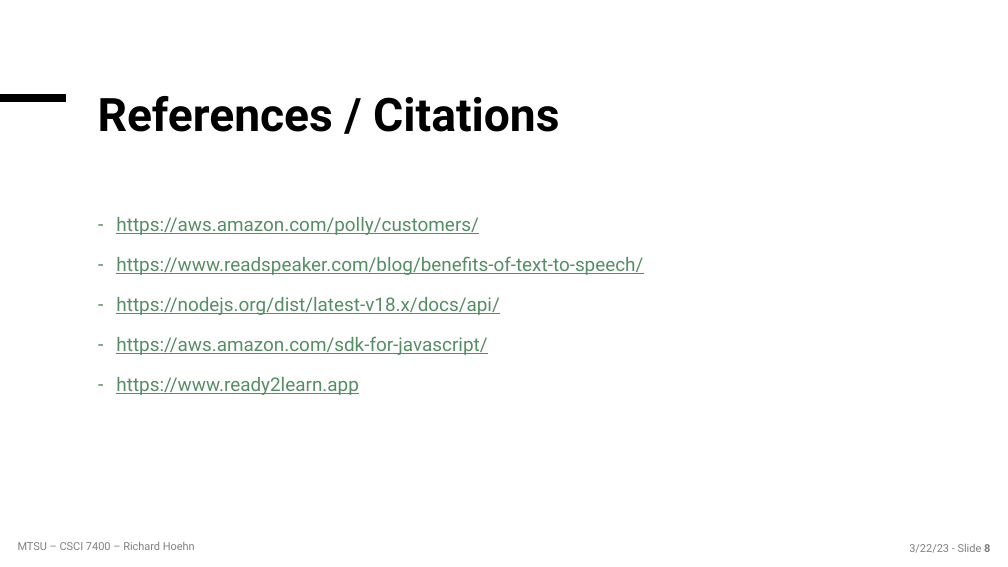
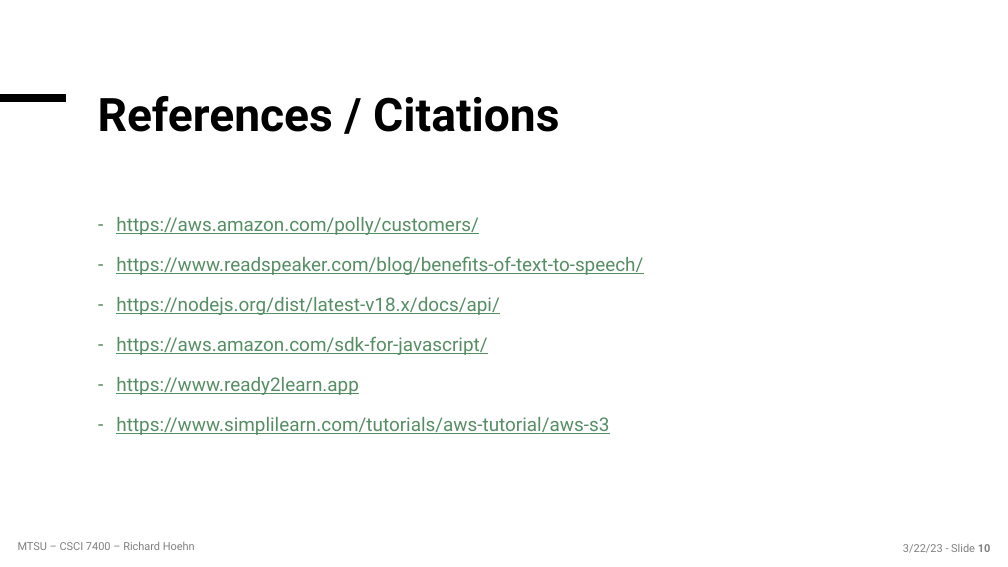
Before and after one commit to richardhoehn/mtsu.csci.7400.assignment02, a slide deck: slide 10 of presentation/HoehnAssignment2_Polly.pptx (slide 8 before the commit). Drawn at 1008x567 pixels with LibreOffice and Linux fonts; fonts in the diff are those of the drawing; background and template pictures are left out. Boxes give left, top, right and bottom in pixels: in the first picture for what was removed or moved away, otherwise in the second. Text is boxed around its words. In the diff, an @@ line names an element or a change of style, - is before the commit and + after.

```diff
--- a/presentation/HoehnAssignment2_Polly.pptx
+++ b/presentation/HoehnAssignment2_Polly.pptx
@@ text at [116,417,609,435]: paragraph added @@
+– https://www.simplilearn.com/tutorials/aws-tutorial/aws-s3
@@ text at [903,544,991,553]: text changed @@
-3/22/23 - Slide 8
+3/22/23 - Slide 10
```
Also in this commit, not shown: 3 other slides changed, 3 slides added, 1 slide removed, 8 other files.
